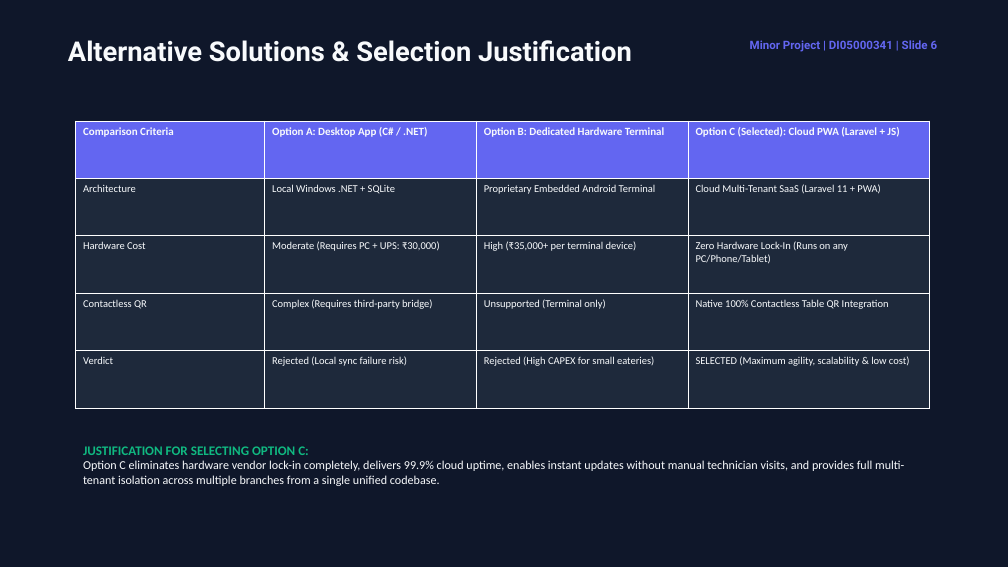
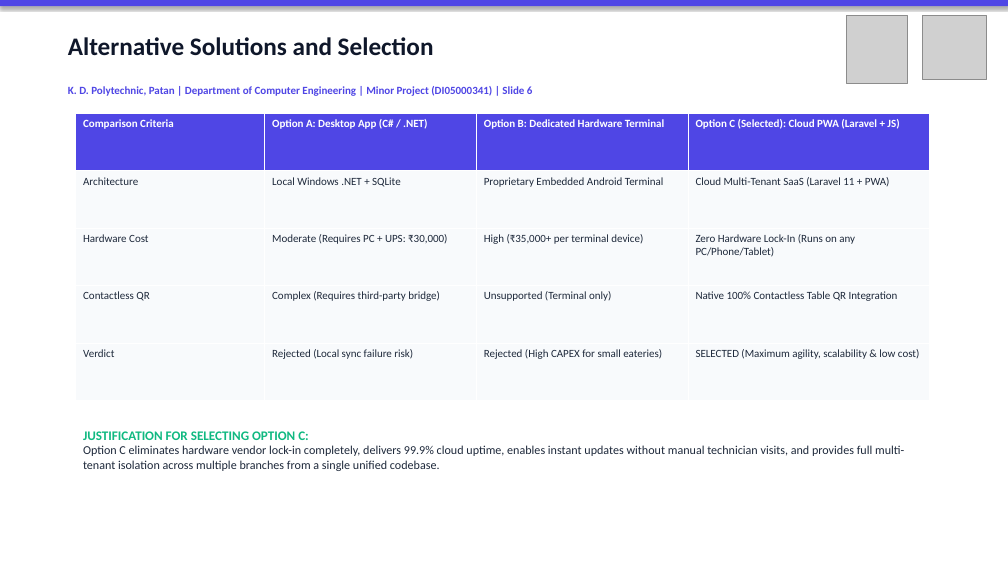
Before and after one commit to Shubh-Patel-07/DineFlow-AI, a slide deck: slide 6 of docs/DineFlow_AI_GTU_Minor_Project_Presentation.pptx. Drawn at 1008x567 pixels with LibreOffice and Linux fonts; fonts in the diff are those of the drawing; grey boxes stand for pictures. Boxes give left, top, right and bottom in pixels: in the first picture for what was removed or moved away, otherwise in the second. Text is boxed around its words. In the diff, an @@ line names an element or a change of style, - is before the commit and + after.

Commit message:
docs(gtu): embed official GTU and KDP Patan logos, light academic theme presentation, and exact chapter page breaks

```diff
--- a/docs/DineFlow_AI_GTU_Minor_Project_Presentation.pptx
+++ b/docs/DineFlow_AI_GTU_Minor_Project_Presentation.pptx
@@ rectangle at [0,0,1008,567]: fill #0F172A to #FFFFFF @@
@@ rectangle added at [0,0,1008,6], fill #4F46E5 @@
@@ picture added at [847,15,907,83] @@
@@ picture added at [923,15,987,79] @@
@@ text at [68,37,434,56]: text changed; size 26 to 24 pt; font Roboto to Calibri; text colour #F8FAFC to #0F172A @@
-Alternative Solutions & Selection Justification
+Alternative Solutions and Selection
@@ text removed at [750,40,938,52] @@
-Minor Project | DI05000341 | Slide 6
@@ text added at [68,86,533,96], 10.5 pt, text #4F46E5, bold @@
+K. D. Polytechnic, Patan | Department of Computer Engineering | Minor Project (DI05000341) | Slide 6
@@ table at [76,113,930,401] @@
@@ fill #6366F1 to #4F46E5 in row 1 @@
@@ fill #1E293B to #F8FAFC in 16 cells @@
@@ text colour #F8FAFC to #FFFFFF in "Comparison Criteria", "Option A: Desktop App (C# / .NET)", "Option B: Dedicated Hardware Terminal", "Option C (Selected): Cloud PWA (Laravel + ..." @@
@@ size 10 to 10.5 pt, text colour #F8FAFC to #1E293B in "Architecture", "Local Windows .NET + SQLite", "Proprietary Embedded Android Terminal", "Cloud Multi-Tenant SaaS (Laravel 11 + PWA)" and 12 more places @@
@@ table: place and size @@
-table at [76,121,930,408]
+table at [76,113,930,401]
@@ text "JUSTIFICATION FOR SELECTING OPTION C:": place and size @@
-text "JUSTIFICATION FOR SELECTING OPTION C:" at [83,446,904,486]
+text "JUSTIFICATION FOR SELECTING OPTION C:" at [83,431,904,471]
@@ text at [83,445,904,471]: text colour #F8FAFC to #1E293B in "Option C eliminates hardware vendor lock-in completely, ..." @@
```
Also in this commit, not shown: 16 other slides changed, 5 other files.
